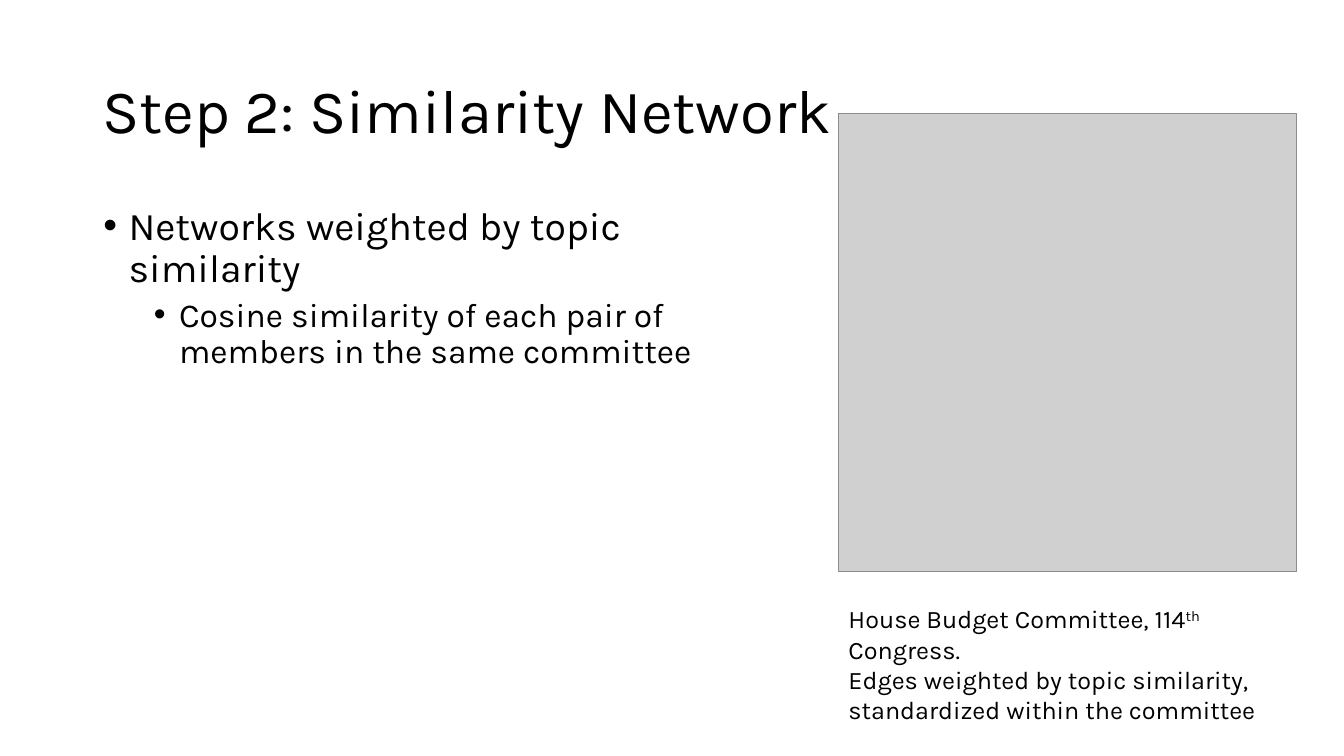
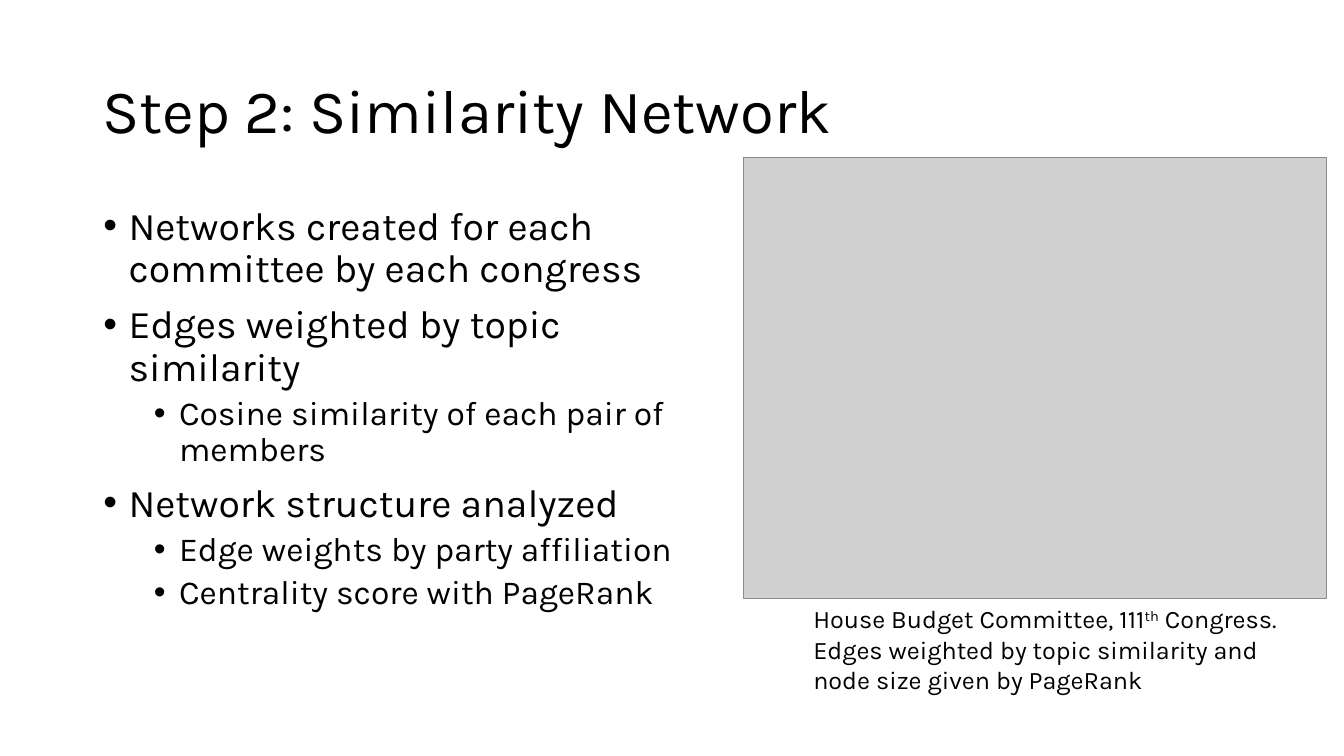
Before and after one commit to anjungbae/erdos-rhetorics, a slide deck: slide 6 of erdos_rev.pptx. Drawn at 1344x756 pixels with LibreOffice and Linux fonts; fonts in the diff are those of the drawing; grey boxes stand for pictures. Boxes give left, top, right and bottom in pixels: in the first picture for what was removed or moved away, otherwise in the second. Text is boxed around its words. In the diff, an @@ line names an element or a change of style, - is before the commit and + after.

Commit message:
update powerpoint

```diff
--- a/erdos_rev.pptx
+++ b/erdos_rev.pptx
@@ picture: place and size @@
-picture at box(839, 113, 1297, 571)
+picture at box(743, 157, 1327, 599)
@@ text at box(129, 213, 672, 613): text changed; size 24 to 28 pt @@
-• Networks weighted by topic similarity
-  • Cosine similarity of each pair of members in the same committee
+• Networks created for each committee by each congress
+• Edges weighted by topic similarity
+  • Cosine similarity of each pair of members
+• Network structure analyzed
+  • Edge weights by party affiliation
+  • Centrality score with PageRank
@@ text at box(813, 610, 1277, 695): text changed @@
-House Budget Committee, 114th Congress.
-Edges weighted by topic similarity,
-standardized within the committee
+House Budget Committee, 111th Congress.
+Edges weighted by topic similarity and node size given by PageRank
```
Also in this commit, not shown: 2 other slides changed.
